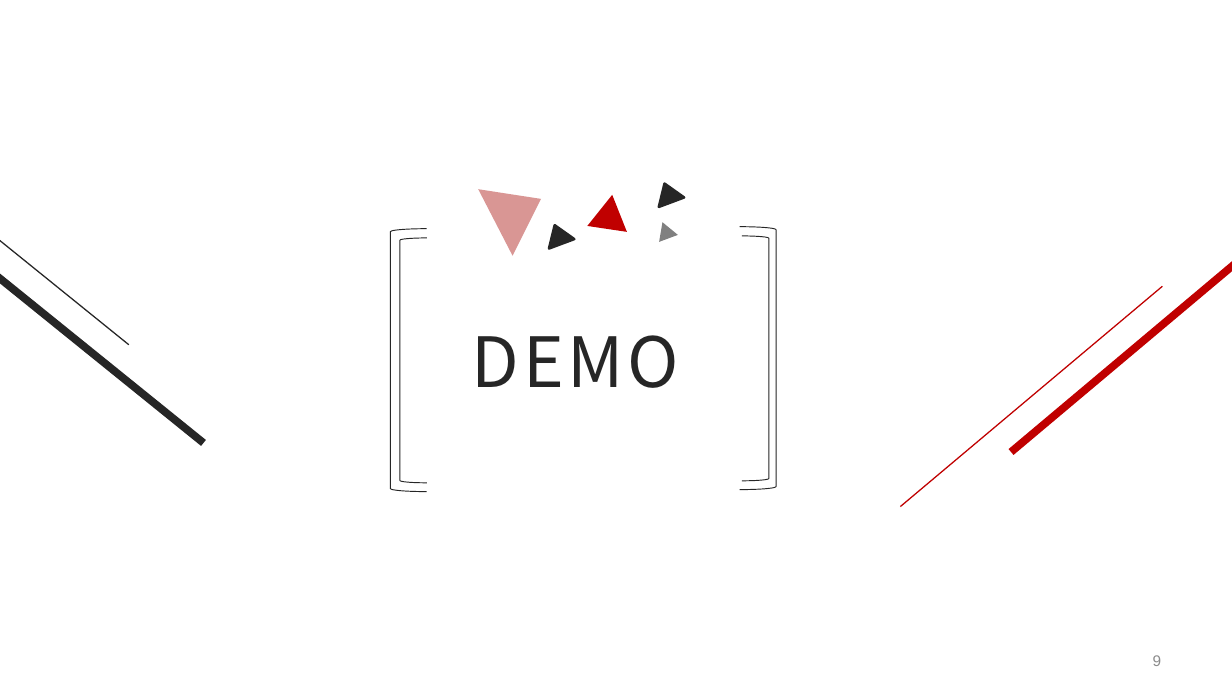
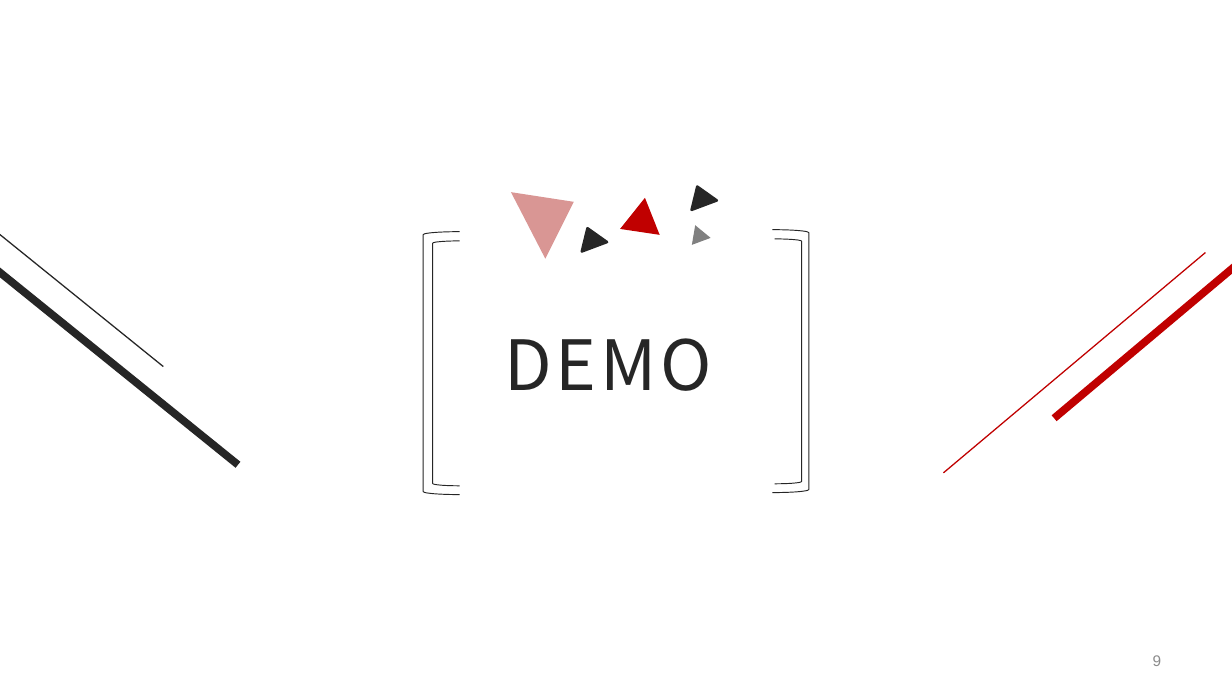
Before and after one commit to lanskyfan/fifaweb, a slide deck: slide 9 of presentation/ERG3010 Group 10 Presentation.pptx. Drawn at 1232x693 pixels with LibreOffice and Linux fonts; fonts in the diff are those of the drawing. Boxes give left, top, right and bottom in pixels: in the first picture for what was removed or moved away, otherwise in the second. Text is boxed around its words. In the diff, an @@ line names an element or a change of style, - is before the commit and + after.

```diff
--- a/presentation/ERG3010 Group 10 Presentation.pptx
+++ b/presentation/ERG3010 Group 10 Presentation.pptx
@@ line moved from (0, 129) - (128, 345) to (0, 152) - (164, 367) @@
@@ triangle: place and size @@
-triangle at [478,166,558,256]
+triangle at [511,168,591,259]
@@ line moved from (1011, 452) - (1232, 232) to (1055, 419) - (1232, 198) @@
@@ triangle: place and size @@
-triangle at [542,221,574,248]
+triangle at [575,223,607,251]
@@ 4 left brackets, 3 triangles: place and size @@
-4 left brackets, 3 triangles at [390,179,775,493]
+4 left brackets, 3 triangles at [423,182,809,495]
@@ line moved from (0, 228) - (203, 443) to (0, 250) - (238, 465) @@
@@ line moved from (900, 506) - (1163, 287) to (944, 473) - (1205, 252) @@
@@ text "DEMO": place and size @@
-text "DEMO" at [472,335,680,388]
+text "DEMO" at [504,338,712,391]
```
Also in this commit, not shown: 2 other slides changed, 1 slide added, 1 slide removed, 1 other file.
